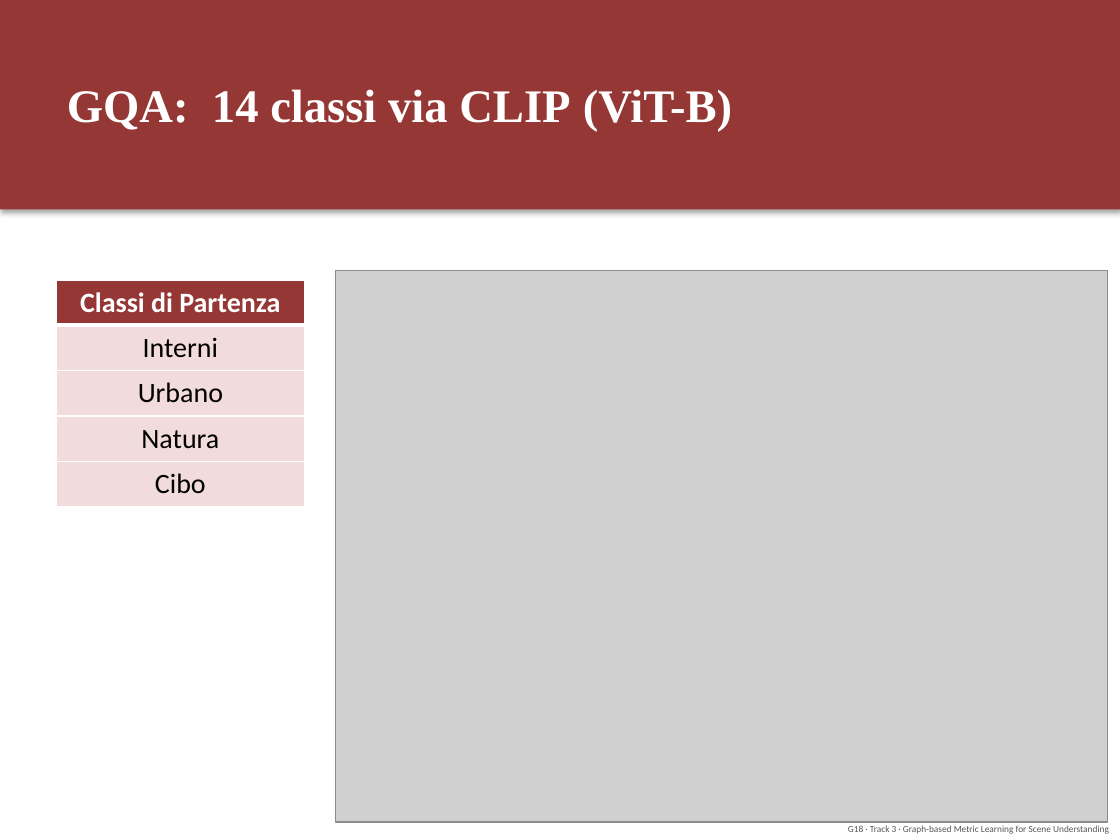
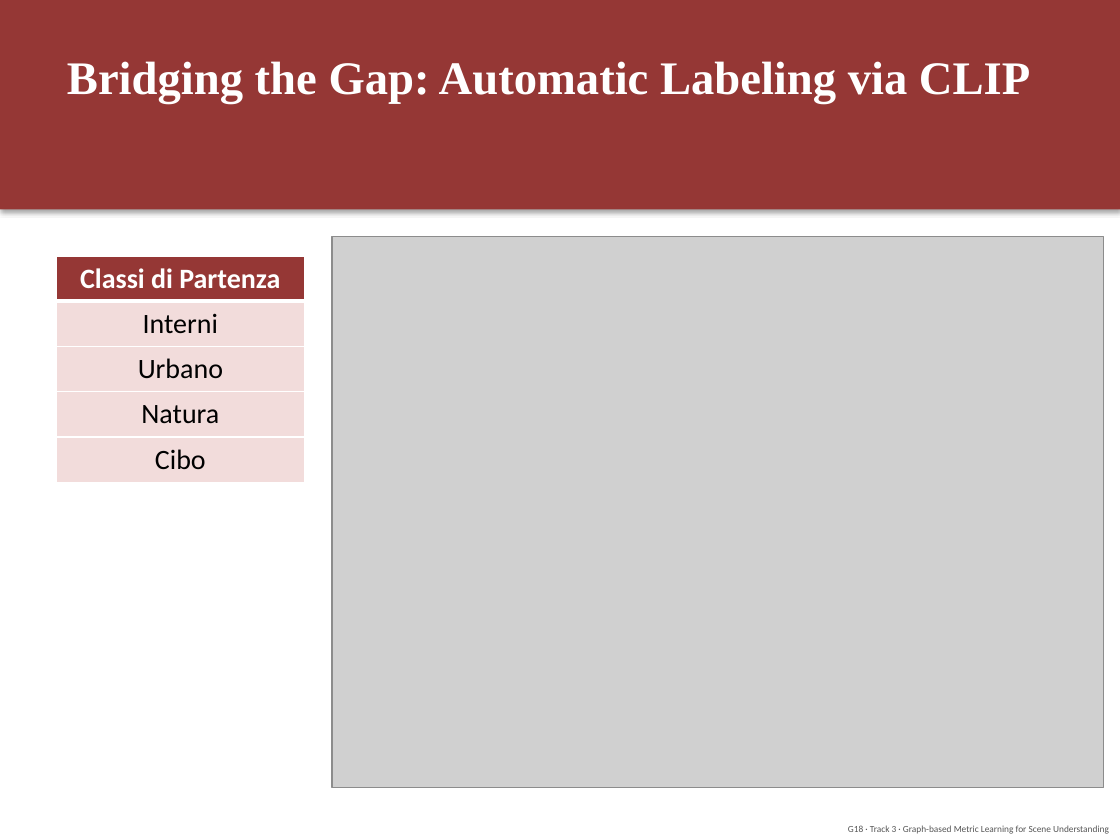
Before and after one commit to LenionK/dl26-projects, a slide deck: slide 4 of docs/presentazione_G18.pptx (slide 5 before the commit). Drawn at 1120x840 pixels with LibreOffice and Linux fonts; fonts in the diff are those of the drawing; grey boxes stand for pictures. Boxes give left, top, right and bottom in pixels: in the first picture for what was removed or moved away, otherwise in the second. Text is boxed around its words. In the diff, an @@ line names an element or a change of style, - is before the commit and + after.

```diff
--- a/docs/presentazione_G18.pptx
+++ b/docs/presentazione_G18.pptx
@@ text at [67, 61, 1030, 104]: text changed @@
-GQA: 14 classi via CLIP (ViT-B)
+Bridging the Gap: Automatic Labeling via CLIP
@@ picture: place and size @@
-picture at [336, 271, 1108, 822]
+picture at [333, 236, 1104, 787]
@@ table: place and size @@
-table at [56, 280, 305, 506]
+table at [56, 256, 305, 483]
```
Also in this commit, not shown: 7 other slides changed, 2 slides removed, 2 other files.
